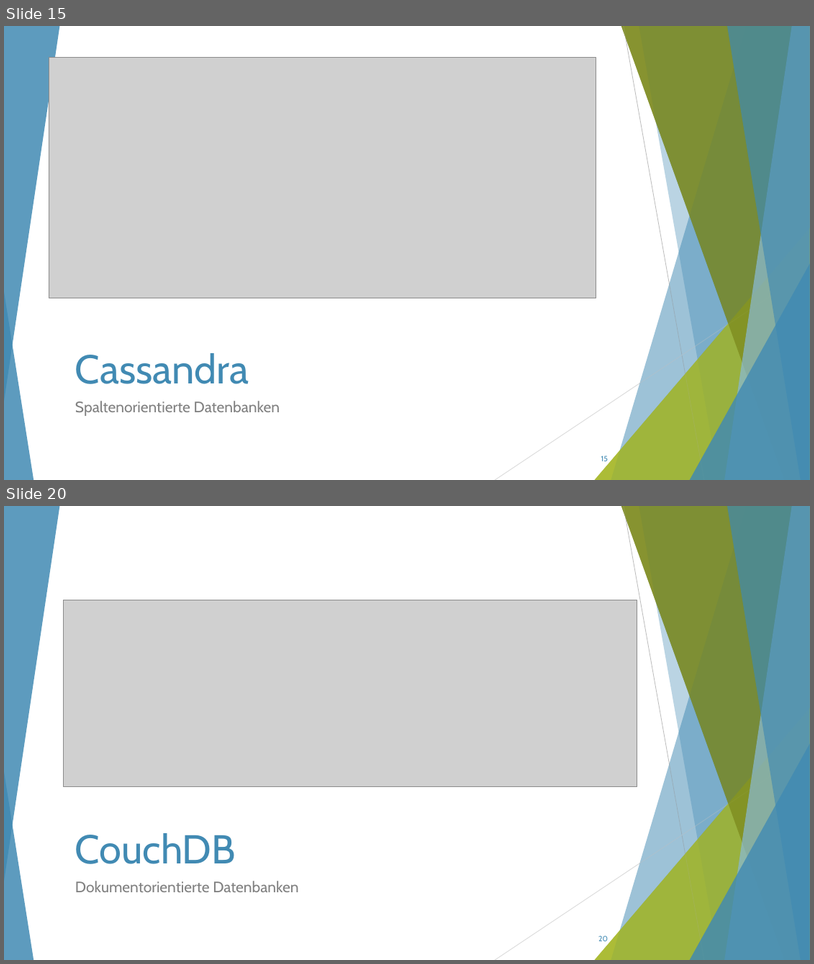
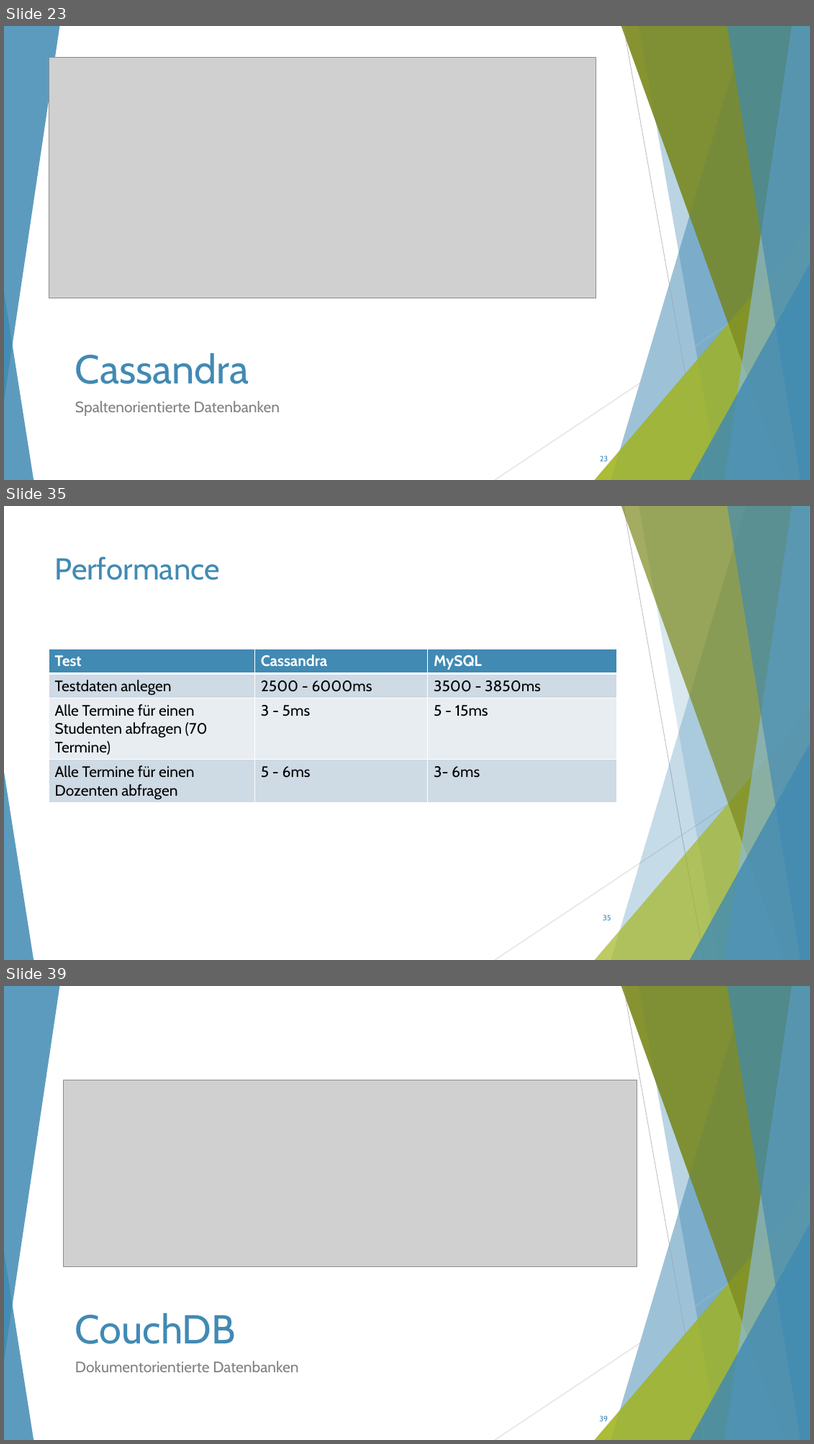
Before and after one commit to ThorbenKonopka/ModerneDB, a slide deck: Präsentation.pptx. Shown one above the other, each under a label of ours: slides 15 and 20 before the commit, slides 23, 35 and 39 after it; the slides between them are not shown. The pictures are 814x964 and 814x1444 pixels, drawn with LibreOffice and Linux fonts; fonts in the diff are those of the drawing; grey boxes stand for pictures. Boxes give left, top, right and bottom in pixels: in the first picture for what was removed or moved away, otherwise in the second. Text is boxed around its words. In the diff, an @@ line names an element or a change of style, - is before the commit and + after.

```diff
--- a/Präsentation.pptx
+++ b/Präsentation.pptx
@@ slide 35 added at box(4, 506, 810, 960), background #FFFFFF; not listed: 8 template elements that a slide beside it also shows @@
@@ line added from (624, 506) to (705, 960), #BFBFBF 0.75 pt @@
@@ title added at box(55, 556, 220, 580), 36 pt, text #418AB3 @@
+Performance
@@ table added at box(49, 649, 617, 803), 4 rows, 3 columns @@
+Test | Cassandra | MySQL
+Testdaten anlegen | 2500 - 6000ms | 3500 - 3850ms
+Alle Termine für einen Studenten abfragen (70 Termine) | 3 - 5ms | 5 - 15ms
+Alle Termine für einen Dozenten abfragen | 5 - 6ms | 3- 6ms
@@ line added from (810, 750) to (495, 960), #D9D9D9 0.75 pt @@
@@ page number added at box(603, 914, 611, 920), 9 pt, text #418AB3 @@
+35
@@ what was slide 15 is now slide 23 @@
@@ page number at box(600, 455, 608, 461): text changed @@
-15
+23
@@ what was slide 20 is now slide 39 @@
@@ page number at box(599, 1415, 608, 1421): text changed @@
-20
+39
```
Also in this commit, not shown: 9 slides changed, 28 other slides added, 5 slides removed, 1 other file.
